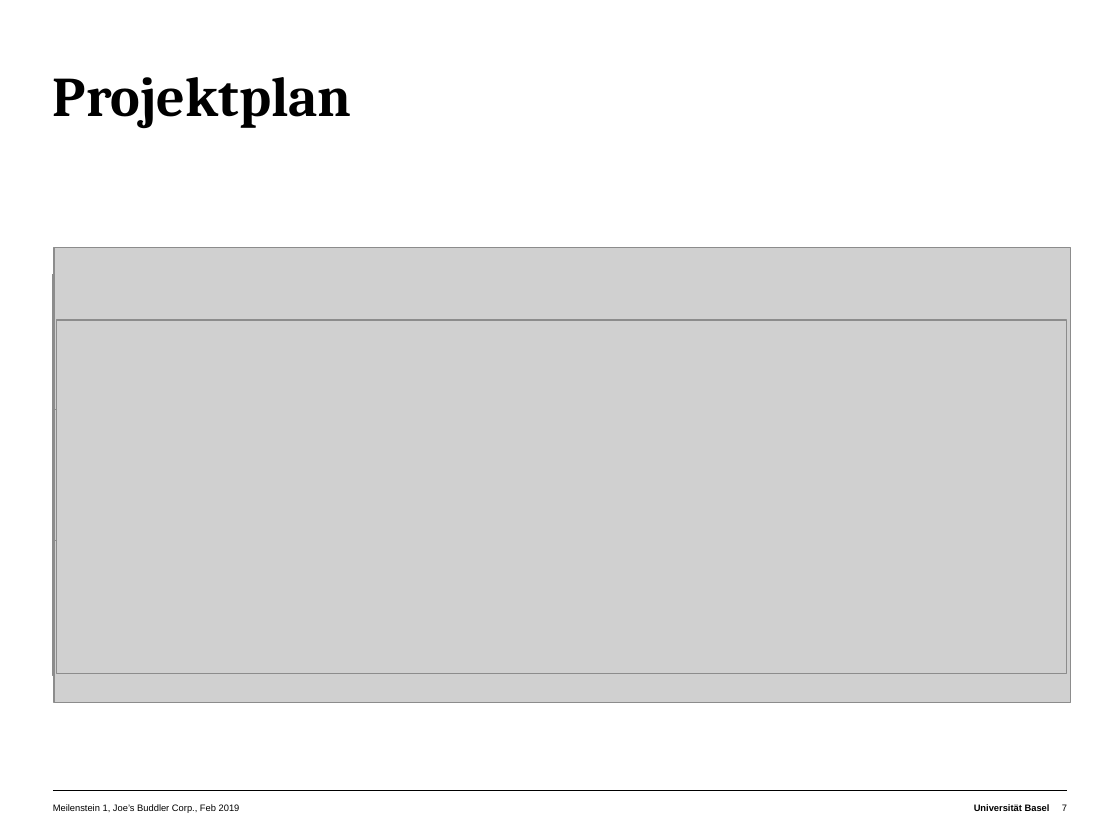
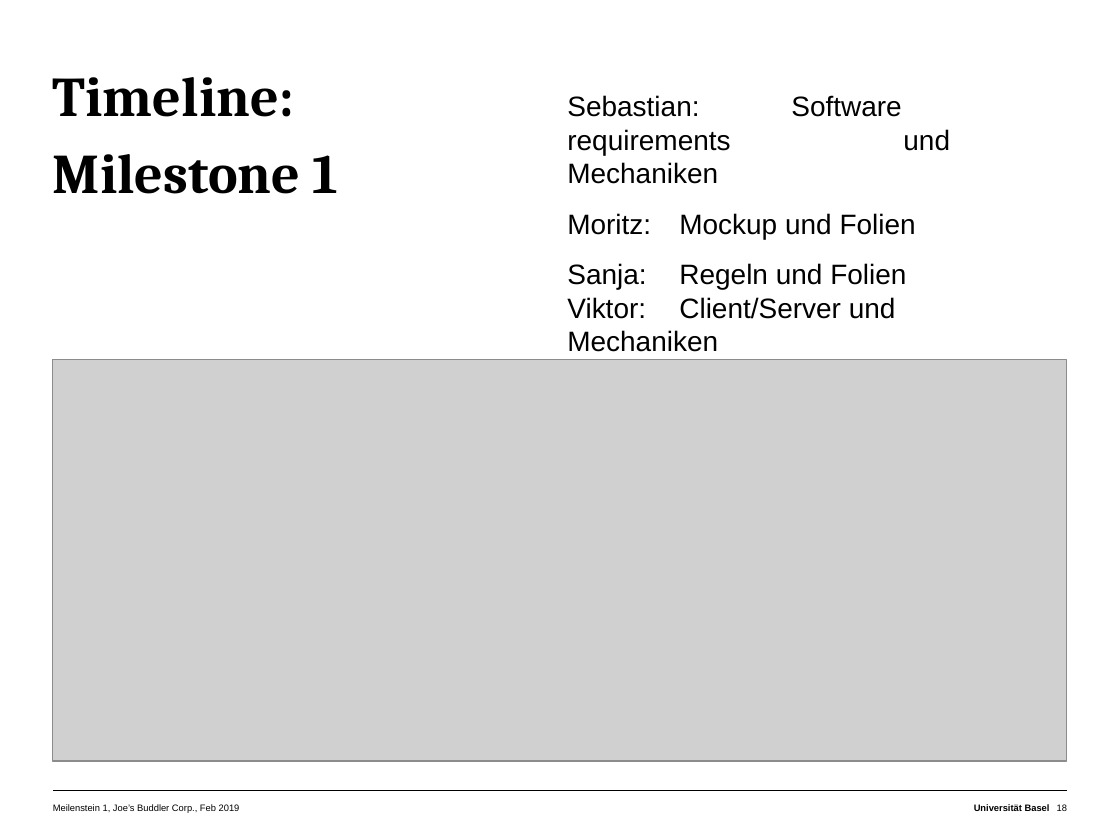
Before and after one commit to matnad/buddler-joe, a slide deck: slide 18 of Presentations/Milestone 1/Präsentation_Buddler_Joe.pptx (slide 7 before the commit). Drawn at 1120x840 pixels with LibreOffice and Linux fonts; fonts in the diff are those of the drawing; grey boxes stand for pictures. Boxes give left, top, right and bottom in pixels: in the first picture for what was removed or moved away, otherwise in the second. Text is boxed around its words. In the diff, an @@ line names an element or a change of style, - is before the commit and + after.

```diff
--- a/Presentations/Milestone 1/Präsentation_Buddler_Joe.pptx
+++ b/Presentations/Milestone 1/Präsentation_Buddler_Joe.pptx
@@ title at [53,77,339,194]: text changed @@
-Projektplan
+Timeline:
+Milestone 1
@@ text added at [567,95,916,352], 18 pt, text #000000 @@
+  Sebastian: Software requirements und Mechaniken
+  Moritz: Mockup und Folien
+  Sanja: Regeln und Folien
+  Viktor: Client/Server und Mechaniken
@@ picture removed at [54,248,1070,702] @@
@@ picture removed at [56,320,1066,673] @@
@@ picture: place and size @@
-picture at [53,274,1067,675]
+picture at [53,360,1067,760]
@@ picture removed at [55,409,1066,540] @@
@@ page number at [1057,804,1067,811]: text changed @@
-7
+18
```
Also in this commit, not shown: 2 other slides changed, 11 slides added.
